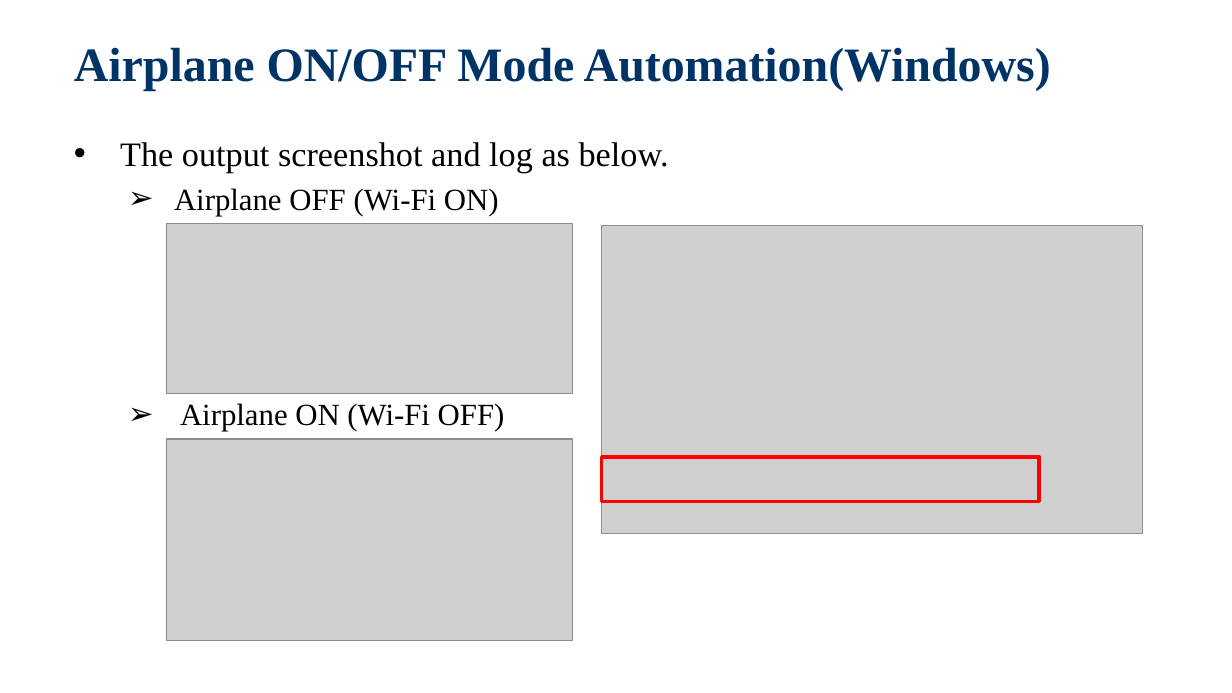
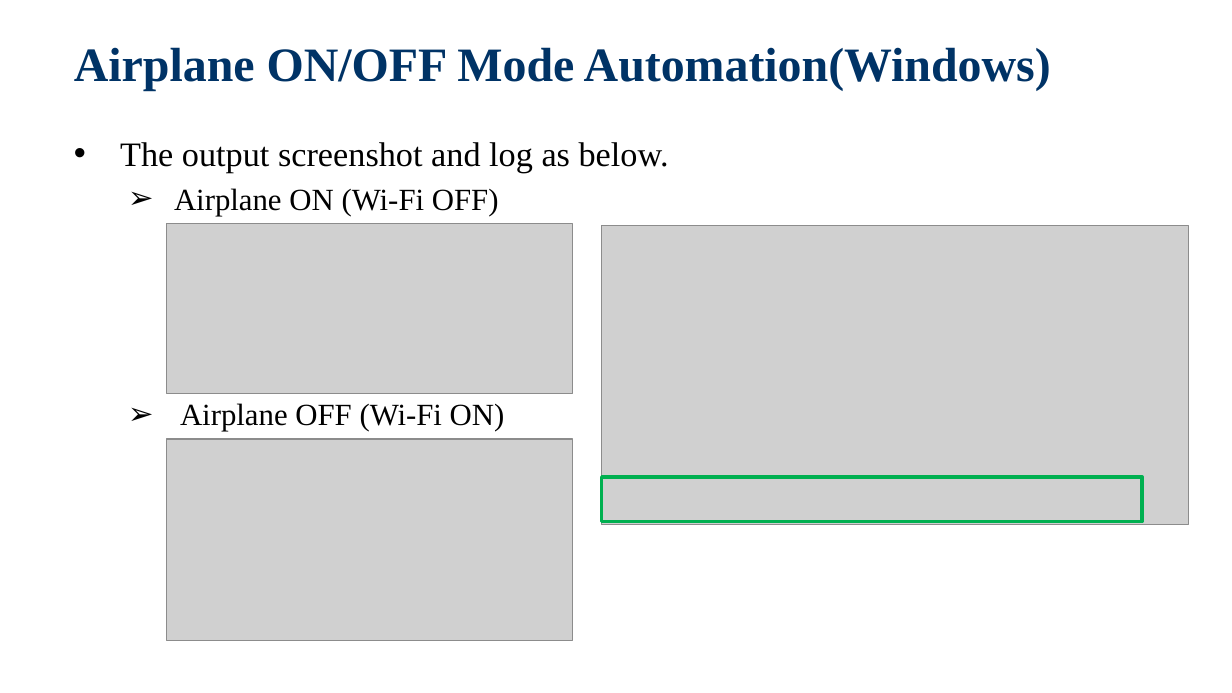
Before and after one commit to jackiejay888/automation, a slide deck: slide 17 of kpi/Automation Testing_Demo/Automation Testing_20200311.pptx. Drawn at 1232x693 pixels with LibreOffice and Linux fonts; fonts in the diff are those of the drawing; grey boxes stand for pictures; background and template pictures are left out. Boxes give left, top, right and bottom in pixels: in the first picture for what was removed or moved away, otherwise in the second. Text is boxed around its words. In the diff, an @@ line names an element or a change of style, - is before the commit and + after.

Commit message:
Modify the Automation Testing_Demo

```diff
--- a/kpi/Automation Testing_Demo/Automation Testing_20200311.pptx
+++ b/kpi/Automation Testing_Demo/Automation Testing_20200311.pptx
@@ text at (174, 188, 499, 216): paragraph added @@
+    ➢ Airplane ON (Wi-Fi OFF)
@@ picture: place and size @@
-picture at (601, 225, 1142, 533)
+picture at (601, 225, 1188, 525)
@@ text at (180, 403, 505, 432): paragraph removed @@
-    ➢ Airplane ON (Wi-Fi OFF)
@@ rectangle: place and size @@
-rectangle at (601, 457, 1039, 501)
+rectangle at (601, 477, 1142, 521)
@@ rectangle at (601, 477, 1142, 521): outline #FF0000 2 pt to #00B050 2 pt @@
```
Also in this commit, not shown: 14 other slides changed, 1 slide removed.
